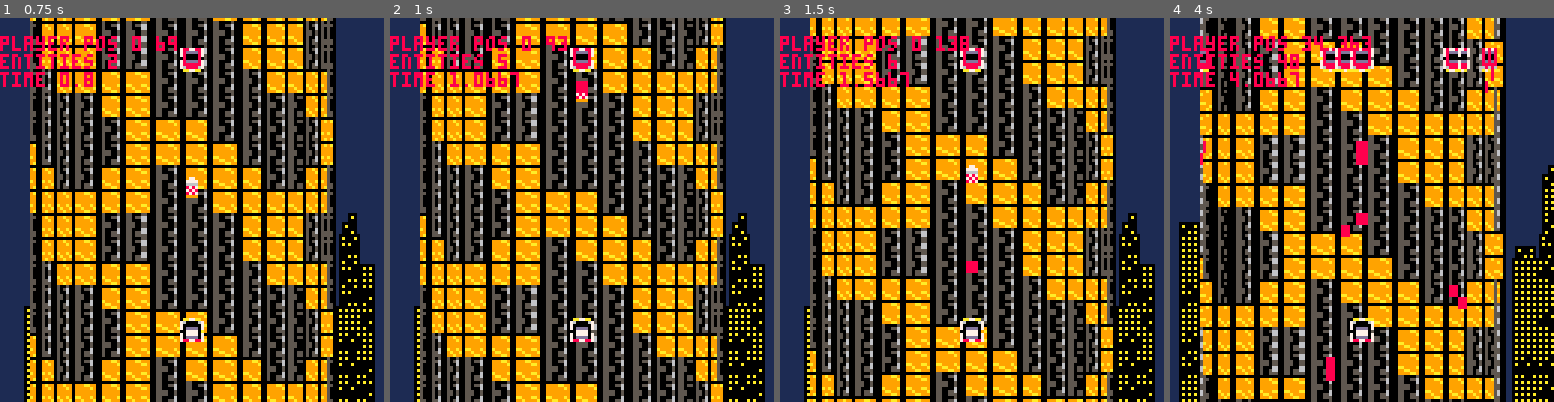
Above: before the commit, frames 1-4 (left to right).
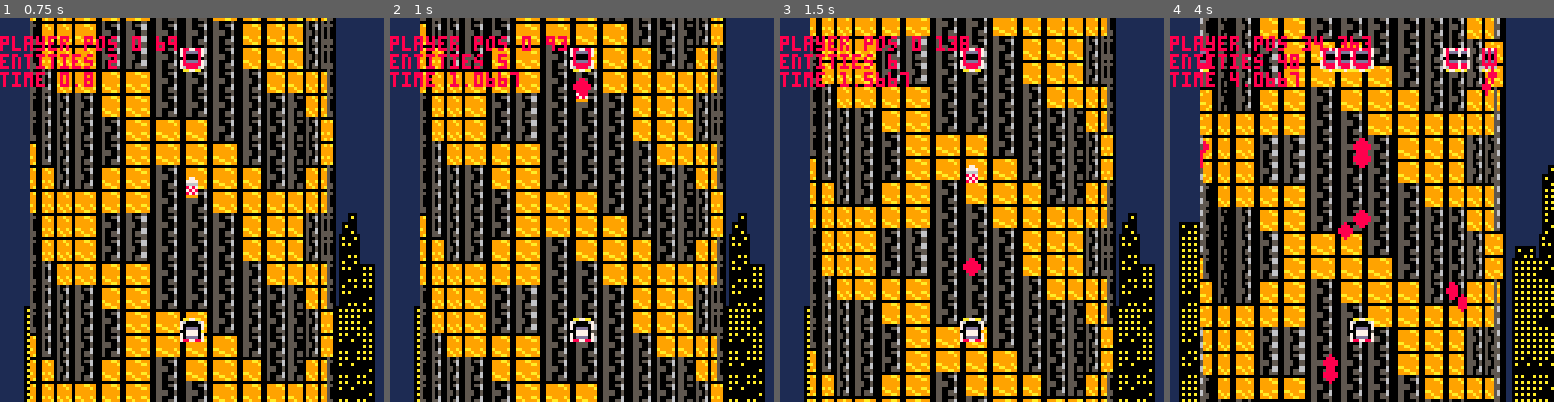
Above: after the commit, the same moments.

Repository: totobono4/microtower
Game: PICO-8 cartridge microtower.p8
The game is run twice, just before and just after one commit, with the same random seed, the same clock (stepped at 60 frames per second) and the same inputs.
Inputs:
- Up to frame 1 (0.75 s): tap X (X key) at 0.33 s; tap O (Z key) at 0.7 s
- Up to frame 2 (1 s): no input
- Up to frame 3 (1.5 s): tap X (X key) at 1.07 s
- Up to frame 4 (4 s): hold Right 1.6-2.1 s; tap O (Z key) every 0.4 s from 1.7 to 3.7 s; tap X (X key) at 1.85, 2.97 s; hold Right 2.47-3.03 s; hold Left 3.08-3.58 s

Frame 1 is identical in both runs. In frame 2, less than 0.1% of the frame differs, in the area x 47-53%, y 15-21%; in frame 3, less than 0.1%; in frame 4, 0.4%, in the area x 7-86%, y 14-96%.

Commit message:
sprite bullet update

Diff:
--- a/microtower.p8
+++ b/microtower.p8
@@ -393,12 +393,12 @@
 0000000070dddd07aa9aa9aa76655667768888670000000000000000000000000000000000000000000000000000000000000000000000000000000000000000
 0000000078877887faf99faff778877ffaa77aaf0000000000000000000000000000000000000000000000000000000000000000000000000000000000000000
 11111111ffffffffffffffff1cccccc1000000000000000000000000000000000000000000000000000000000000000000000000000000000000000000000000
-11111111fff77fffffffffffcc1111cc000000000000000000000000000000000000000000000000000000000000000000000000000000000000000000000000
+11111111fff77ffffff88fffcc1111cc000000000000000000000000000000000000000000000000000000000000000000000000000000000000000000000000
 11111111ff7777ffff8888ffc1c11c1c000000000000000000000000000000000000000000000000000000000000000000000000000000000000000000000000
-11111111ff6666ffff8888ffc11cc11c000000000000000000000000000000000000000000000000000000000000000000000000000000000000000000000000
-11111111ff8787ffff8888ffc11cc11c000000000000000000000000000000000000000000000000000000000000000000000000000000000000000000000000
+11111111ff6666fff888888fc11cc11c000000000000000000000000000000000000000000000000000000000000000000000000000000000000000000000000
+11111111ff8787fff888888fc11cc11c000000000000000000000000000000000000000000000000000000000000000000000000000000000000000000000000
 11111111ff7878ffff8888ffc1c11c1c000000000000000000000000000000000000000000000000000000000000000000000000000000000000000000000000
-11111111ff8787ffffffffffcc1111cc000000000000000000000000000000000000000000000000000000000000000000000000000000000000000000000000
+11111111ff8787fffff88fffcc1111cc000000000000000000000000000000000000000000000000000000000000000000000000000000000000000000000000
 11111111ff9999ffffffffff1cccccc1000000000000000000000000000000000000000000000000000000000000000000000000000000000000000000000000
 11111111111111111111111111111111111111111111111111111111111111111111111100000000000000000000000000000000000000000000000000000000
 111111111111000111111111111100011111111111111111111111111111111111111111000000000000000000000000000000000000000000000000099a9900
